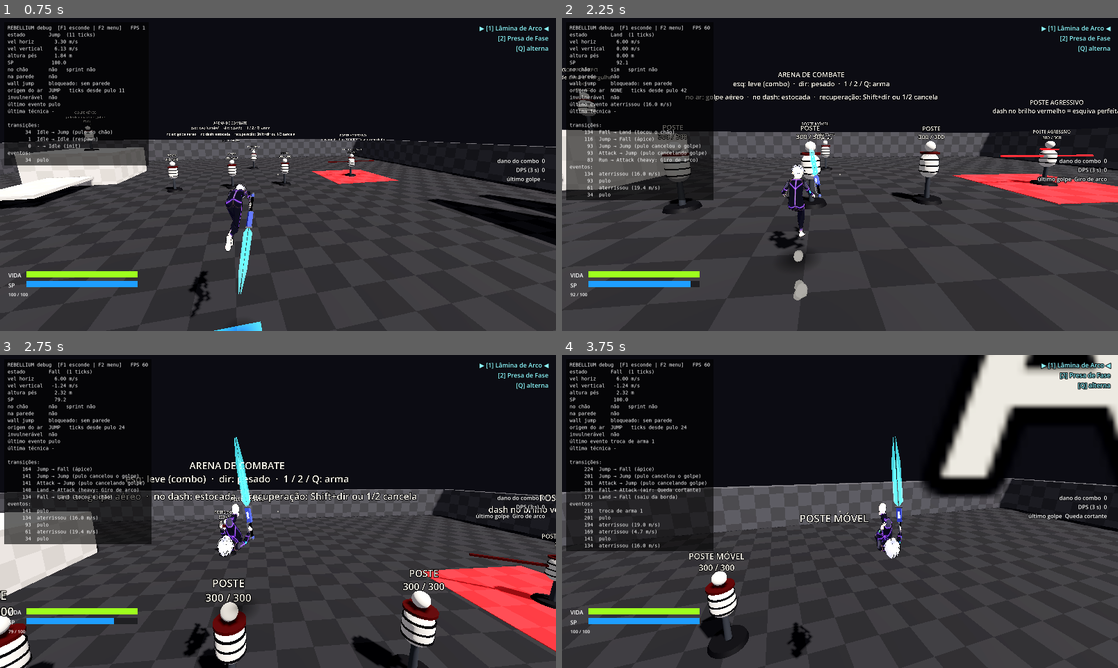
Above: before the commit, frames 1-4 (two rows, left to right).
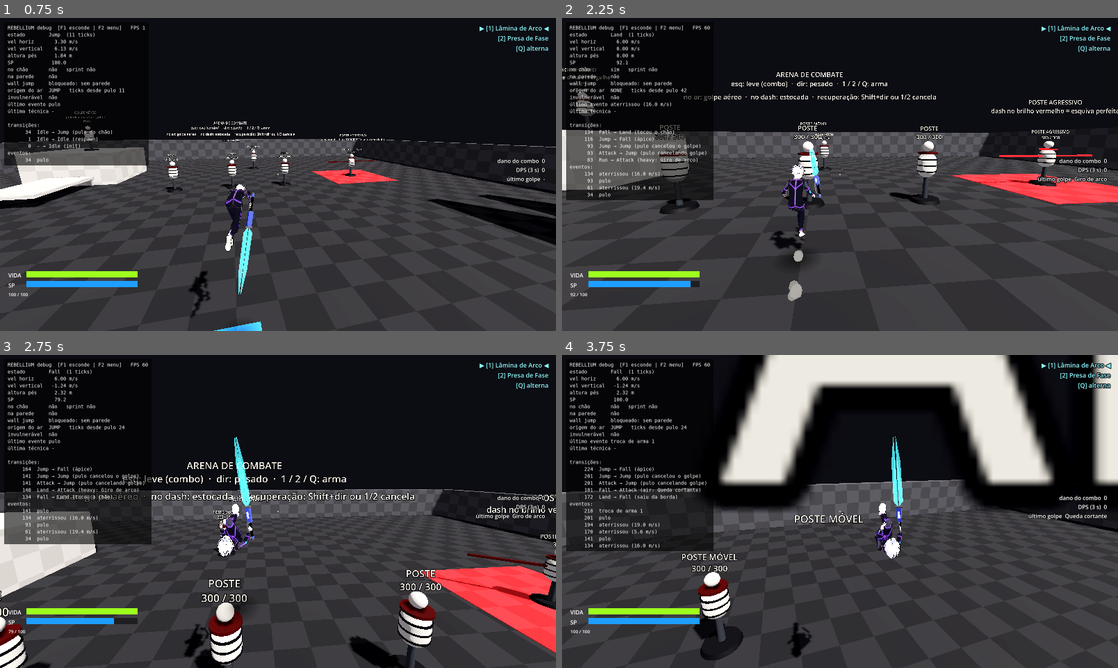
Above: after the commit, the same moments.

Repository: hugolnieri/Rebellium
Game: Godot game, scene res://scenes/arenas/CombatArena.tscn
The game is run twice, just before and just after one commit, with the same random seed, the same clock (stepped at 60 frames per second) and the same inputs.
Inputs (mouse positions are in pixels of both pictures, inside the frame that each line leads up to):
- Up to frame 1 (0.75 s): tap Enter at 0.5 s; move the mouse to (305, 174) at 0.52 s; hold W (move_forward) from 0.53 s (still down); hold Space (jump) from 0.53 s (still down); click (305, 174) at 0.67 s
- Up to frame 2 (2.25 s): keep holding W (move_forward); move the mouse to (812, 174) at 1.27 s; release Space (jump) at 1.28 s; right-click (812, 174) at 1.35 s; tap Space (jump) at 1.52, 1.55, 1.82 s; move the mouse to (851, 168) at 2.02 s; press the mouse at (851, 168) at 2.03 s
- Up to frame 3 (2.75 s): keep holding W (move_forward); tap Space (jump) at 2.3 s
- Up to frame 4 (3.75 s): keep holding W (move_forward); move the mouse to (834, 517) at 2.77 s; release the mouse at (834, 517) at 2.78 s; tap V (shoulder_swap) at 2.85 s; click (834, 517) at 2.92 s; tap Space (jump) at 3.02, 3.05, 3.32 s; move the mouse to (878, 514) at 3.52 s; hold Space (jump) from 3.53 s (still down); tap 1 (weapon_slot_1) at 3.6 s

Frame 1 is identical in both runs. In frame 2, 2.4% of the frame differs, in the area x 0-100%, y 15-91%; in frame 3, 4.9%; in frame 4, 20%, in the area x 0-100%, y 0-98%.

Commit message:
desfaz calcanhar/agachamento, pé menos tempo no chão e pulo segue a câmera
- remove heel_kick e gait_crouch (passada volta à versão anterior)
- andando o pé fica menos tempo no chão (stance_fraction_walk 0,42 -> 0,32)
- no ar a velocidade horizontal vira na hora para o input relativo à câmera, sem perder
  velocidade (MovementConfig.air_instant_turn); teste novo

Co-Authored-By: Claude Opus 5.5 <noreply@anthropic.com>
Claude-Session: https://claude.ai/code/session_01F2bQk4JmWMhxKZmCfNJjFU

Diff:
--- a/config/feedback_config.tres
+++ b/config/feedback_config.tres
@@ -40,15 +40,12 @@
 dash_cartwheel = true
 ninja_run_lean_deg = 45.0
 ninja_arm_pitch_deg = 0.0
-stance_fraction_walk = 0.42
+stance_fraction_walk = 0.32
 stance_fraction_run = 0.38
-stance_knee_walk_deg = 32.0
-stance_knee_run_deg = 42.0
+stance_knee_walk_deg = 20.0
+stance_knee_run_deg = 32.0
 knee_lift_walk_deg = 34.0
 knee_lift_run_deg = 55.0
-heel_kick_walk_deg = 45.0
-heel_kick_run_deg = 70.0
-gait_crouch = 0.1
 anim_spring_frequency = 6.5
 anim_spring_damping = 0.6
 attack_spring_frequency = 15.0
--- a/config/movement_config.tres
+++ b/config/movement_config.tres
@@ -34,6 +34,7 @@
 sprint_forward_threshold = 0.3
 sprint_instant_turn = true
 walk_instant_turn = true
+air_instant_turn = true
 air_sprint_enabled = true
 air_sprint_acceleration = 30.0
 air_sprint_gravity_multiplier = 1.7
--- a/scenes/player/character_model.gd
+++ b/scenes/player/character_model.gd
@@ -514,10 +514,6 @@
 	var knee_swing := deg_to_rad(fb.knee_bend_deg) * amount * lerpf(0.9, 1.6, run_k)
 	var knee_load := deg_to_rad(lerpf(fb.stance_knee_walk_deg, fb.stance_knee_run_deg, run_k)) * amount
 	var knee_lift := deg_to_rad(lerpf(fb.knee_lift_walk_deg, fb.knee_lift_run_deg, run_k)) * amount
-	var heel_kick := deg_to_rad(lerpf(fb.heel_kick_walk_deg, fb.heel_kick_run_deg, run_k)) * amount
-	# Agachado: joelhos sempre um pouco dobrados (o quadril desce em HIPS_Y, abaixo).
-	var crouch_knee := fb.gait_crouch * 3.0 * amount
-	var crouch_thigh := crouch_knee * 0.5
 	var compensate := lean * 0.8
 	for i in 2:
 		var side := "l" if i == 0 else "r"
@@ -528,7 +524,7 @@
 		if u < stance_frac:
 			var t := u / stance_frac
 			thigh = lerpf(front, -back, t)
-			knee = -knee_load * sin(PI * t) - crouch_knee
+			knee = -knee_load * sin(PI * t)
 			# Calcanhar no contato (ponta para cima), pé plano, impulso na ponta no fim do apoio.
 			ankle = 0.18 * maxf(0.0, 1.0 - t * 4.0) - 0.55 * pow(maxf(0.0, (t - 0.65) / 0.35), 2.0)
 			ankle *= amount
@@ -536,15 +532,13 @@
 			var t := (u - stance_frac) / (1.0 - stance_frac)
 			# Joelho sobe alto no meio do balanço e a perna estica de volta antes de pisar.
 			thigh = -back + (front + back) * (0.5 - 0.5 * cos(PI * t)) + knee_lift * sin(PI * minf(t / 0.85, 1.0))
-			knee = -(knee_swing + knee_lift * 0.8) * sin(PI * minf(t / 0.8, 1.0)) - crouch_knee
-			# Calcanhar vai para trás logo no começo do balanço (coxa ainda atrás).
-			knee -= heel_kick * sin(PI * minf(t / 0.55, 1.0))
+			knee = -(knee_swing + knee_lift * 0.8) * sin(PI * minf(t / 0.8, 1.0))
 			# Saindo do impulso com a ponta para baixo, depois levanta a ponta para não arrastar.
 			ankle = (-0.5 * pow(1.0 - t, 3.0) + 0.15 * sin(PI * t)) * amount
 		var relaxed := 1.0 if i == 1 else 0.0  # parado: perna direita relaxada
 		# Pernas abertas parado: esquerda gira -Z (para fora), direita +Z; o pé compensa.
 		var out := -stance if i == 0 else stance
-		thigh += compensate + crouch_thigh + 0.08 * relaxed * calm
+		thigh += compensate + 0.08 * relaxed * calm
 		knee -= (0.06 + 0.14 * relaxed) * calm
 		pose[StringName("thigh_" + side)] = Vector3(thigh, 0, out + shift)
 		pose[StringName("knee_" + side)] = Vector3(knee, 0, 0)
@@ -556,7 +550,7 @@
 	var mid := cos(2.0 * (_phase - PI * stance_frac))
 	var flight := clampf((0.55 - stance_frac) / 0.15, 0.0, 1.0)
 	var bob := _fb().run_bob_height * amount * lerpf(mid, -mid, flight) * 0.5
-	pose[HIPS_Y] = Vector3(bob - 0.02 * calm - 0.03 * amount - fb.gait_crouch * amount, 0, 0)
+	pose[HIPS_Y] = Vector3(bob - 0.02 * calm - 0.03 * amount, 0, 0)
 
 
 ## Corrida "ninja": corpo inteiro mergulhado (vem do quadril, em _ground_pose), cabeça erguida e
--- a/scenes/player/player.gd
+++ b/scenes/player/player.gd
@@ -476,6 +476,9 @@
 			air_sprinting = false
 		else:
 			redirect_to_wish(input)
+	elif config.air_instant_turn:
+		# Pulo vai para onde se olha: a velocidade horizontal aponta para o input relativo à câmera.
+		redirect_to_wish(input, true)
 	if input.has_move():
 		var horizontal := get_horizontal_velocity()
 		var base_speed := get_sprint_speed() if air_sprinting else get_walk_speed()
--- a/scripts/core/feedback_config.gd
+++ b/scripts/core/feedback_config.gd
@@ -60,18 +60,13 @@
 ## Ângulo dos braços no sprint em relação ao chão (0 = totalmente na horizontal, + = para cima).
 @export_range(-45.0, 45.0, 1.0, "suffix:°") var ninja_arm_pitch_deg: float = 0.0
 ## Passada: fração do ciclo com o pé no chão andando / correndo e flexão do joelho de apoio.
-@export_range(0.2, 0.8, 0.01) var stance_fraction_walk: float = 0.42
+@export_range(0.2, 0.8, 0.01) var stance_fraction_walk: float = 0.32
 @export_range(0.2, 0.8, 0.01) var stance_fraction_run: float = 0.38
-@export_range(0.0, 60.0, 1.0, "suffix:°") var stance_knee_walk_deg: float = 32.0
-@export_range(0.0, 60.0, 1.0, "suffix:°") var stance_knee_run_deg: float = 42.0
+@export_range(0.0, 60.0, 1.0, "suffix:°") var stance_knee_walk_deg: float = 20.0
+@export_range(0.0, 60.0, 1.0, "suffix:°") var stance_knee_run_deg: float = 32.0
 ## Elevação do joelho no balanço (coxa sobe além do passo) andando / correndo.
 @export_range(0.0, 90.0, 1.0, "suffix:°") var knee_lift_walk_deg: float = 34.0
 @export_range(0.0, 120.0, 1.0, "suffix:°") var knee_lift_run_deg: float = 55.0
-## Calcanhar jogado para trás logo depois do impulso (joelho dobra cedo no balanço).
-@export_range(0.0, 120.0, 1.0, "suffix:°") var heel_kick_walk_deg: float = 45.0
-@export_range(0.0, 150.0, 1.0, "suffix:°") var heel_kick_run_deg: float = 70.0
-## Passada agachada: quanto o quadril desce andando/correndo (pernas mais dobradas, perto do chão).
-@export_range(0.0, 0.4, 0.005, "suffix:m") var gait_crouch: float = 0.1
 
 @export_group("Molas da animação")
 ## Frequência/amortecimento das articulações na locomoção (menor amortecimento = mais balanço).
--- a/scripts/core/movement_config.gd
+++ b/scripts/core/movement_config.gd
@@ -65,6 +65,8 @@
 @export var sprint_instant_turn: bool = true
 ## Andando também vira na hora para onde o input/câmera aponta (sem perder velocidade).
 @export var walk_instant_turn: bool = true
+## No ar (pulo/queda) a direção vira na hora para onde o input/câmera aponta, mantendo a velocidade.
+@export var air_instant_turn: bool = true
 ## Corrida no ar: toque duplo em W no ar acelera até a velocidade de sprint...
 @export var air_sprint_enabled: bool = true
 @export_range(0.0, 200.0, 0.5, "suffix:m/s²") var air_sprint_acceleration: float = 30.0
--- a/tests/integration/test_player_ground.gd
+++ b/tests/integration/test_player_ground.gd
@@ -175,6 +175,18 @@
 	assert_gte(v.length(), speed - 0.01)
 
 
+func test_jump_goes_where_the_camera_looks() -> void:
+	d.step(40, FWD)
+	d.press_jump()
+	d.step(3, FWD)
+	var speed := d.player.get_horizontal_speed()
+	d.look_yaw = PI * 0.5  # olhando para -X no meio do pulo
+	d.step(1, FWD)
+	var v := d.player.get_horizontal_velocity()
+	assert_almost_eq(v.normalized().x, -1.0, 0.01, "no ar vai para onde olha")
+	assert_gte(v.length(), speed - 0.01, "sem perder velocidade")
+
+
 func test_walking_turns_instantly_with_camera() -> void:
 	d.step(40, FWD)
 	d.look_yaw = PI * 0.5  # olhando para -X
Not shown, changed: docs/ESCOPO.md
Not shown, changed: docs/ROTEIRO_TESTE.md
